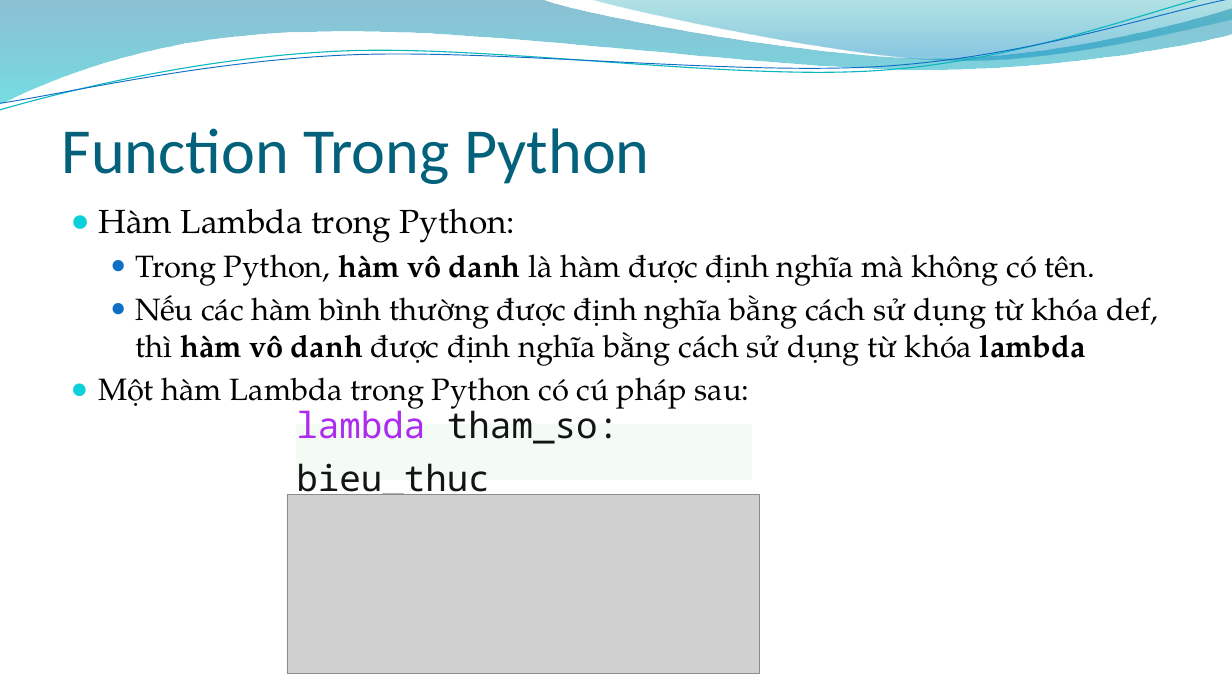
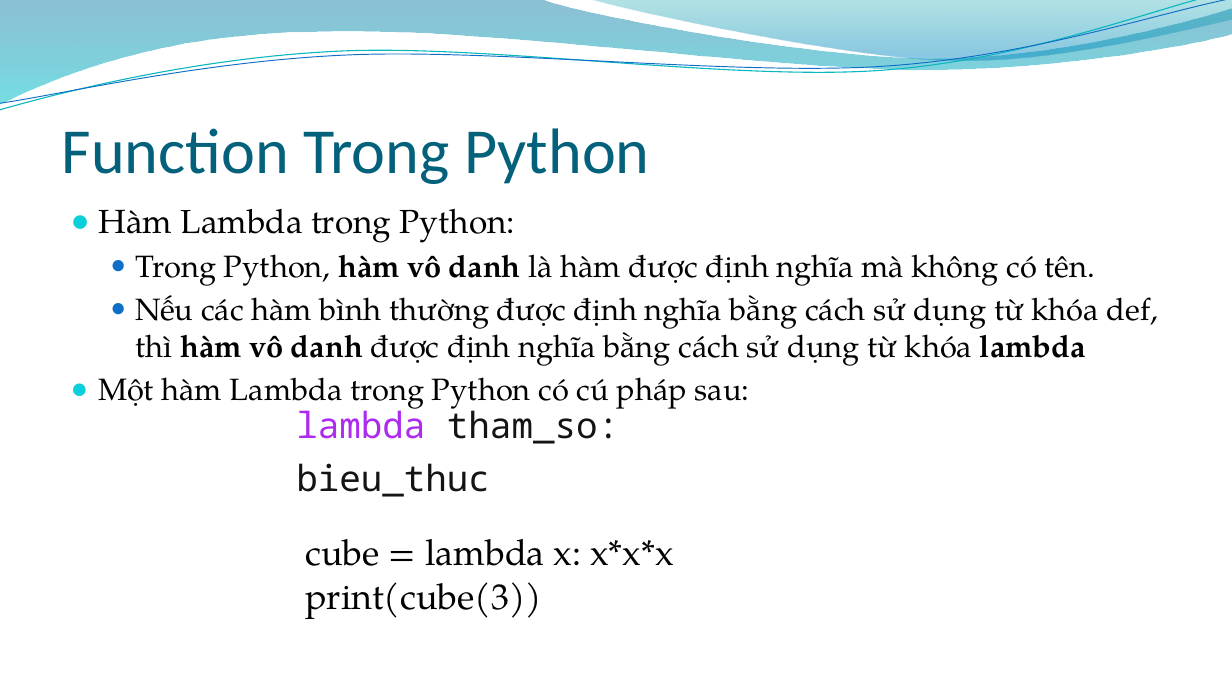
Before and after one commit to pynhatnghe/pynhatnghe.github.io, a slide deck: slide 12 of docs/Python_06_Function_Module_Package.pptx. Drawn at 1232x693 pixels with LibreOffice and Linux fonts; fonts in the diff are those of the drawing; grey boxes stand for pictures; background and template pictures are left out. Boxes give left, top, right and bottom in pixels: in the first picture for what was removed or moved away, otherwise in the second. Text is boxed around its words. In the diff, an @@ line names an element or a change of style, - is before the commit and + after.

```diff
--- a/docs/Python_06_Function_Module_Package.pptx
+++ b/docs/Python_06_Function_Module_Package.pptx
@@ text "lambda tham_so: bieu_thuc": place and size @@
-text "lambda tham_so: bieu_thuc" at (297,424,752,481)
+text "lambda tham_so: bieu_thuc" at (296,404,619,497)
@@ text "lambda tham_so: bieu_thuc" at (296,404,619,497): fill #F4FBF4 to none @@
@@ picture removed at (287,494,761,674) @@
@@ text added at (305,539,674,619), 28 pt, text #000000 @@
+cube = lambda x: x*x*x
+print(cube(3))
```
Also in this commit, not shown: 8 other files.
